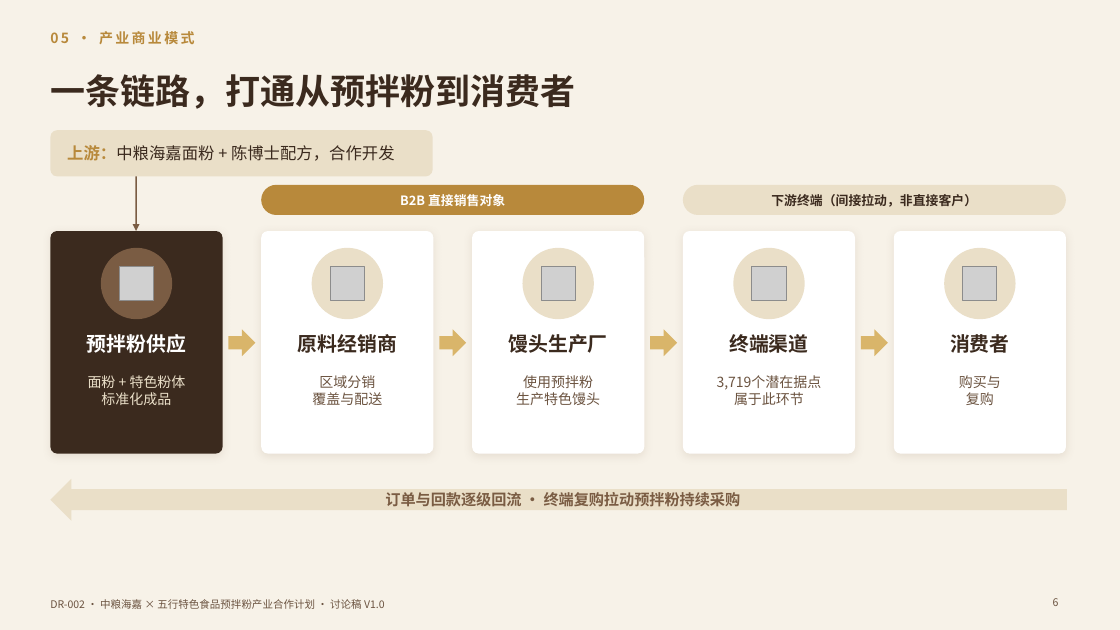
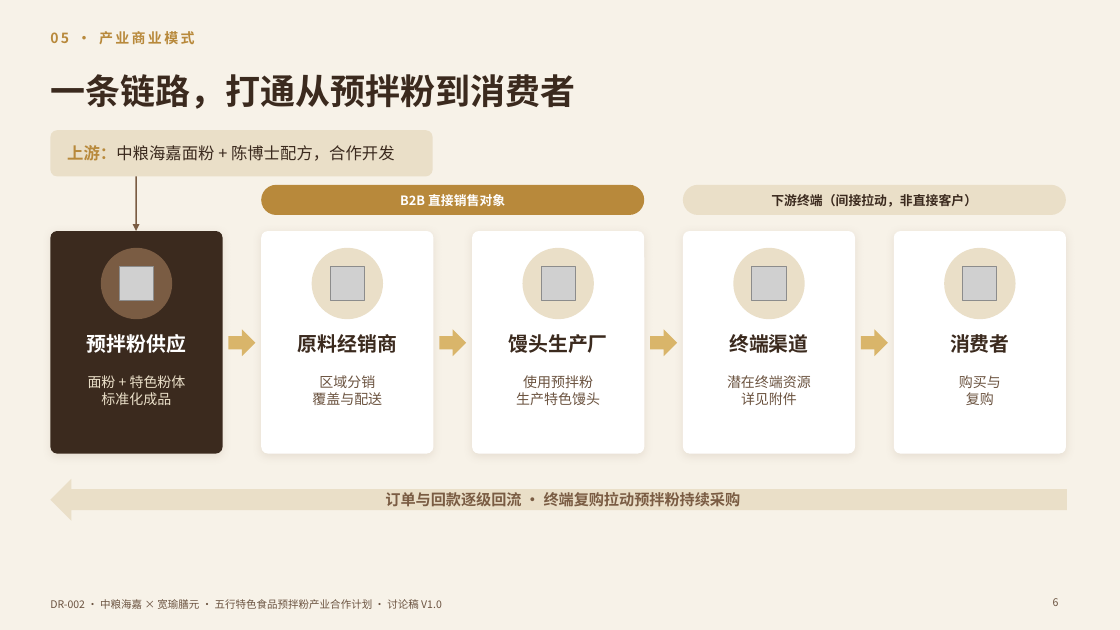
Before and after one commit to yes039/yes039, a slide deck: slide 6 of DR-002/DR-002_中粮海嘉五行预拌粉合作计划_V1.0.pptx. Drawn at 1120x630 pixels with LibreOffice and Linux fonts; fonts in the diff are those of the drawing; grey boxes stand for pictures. Boxes give left, top, right and bottom in pixels: in the first picture for what was removed or moved away, otherwise in the second. Text is boxed around its words. In the diff, an @@ line names an element or a change of style, - is before the commit and + after.

```diff
--- a/DR-002/DR-002_中粮海嘉五行预拌粉合作计划_V1.0.pptx
+++ b/DR-002/DR-002_中粮海嘉五行预拌粉合作计划_V1.0.pptx
@@ text at (x1=727, y1=375, x2=811, y2=405): text changed @@
-3,719个潜在据点
-属于此环节
+潜在终端资源
+详见附件
@@ text at (x1=50, y1=599, x2=442, y2=609): text changed @@
-DR-002 · 中粮海嘉 × 五行特色食品预拌粉产业合作计划 · 讨论稿 V1.0
+DR-002 · 中粮海嘉 × 宽瑜膳元 · 五行特色食品预拌粉产业合作计划 · 讨论稿 V1.0
```
Also in this commit, not shown: 13 other slides changed, 3 other files.
